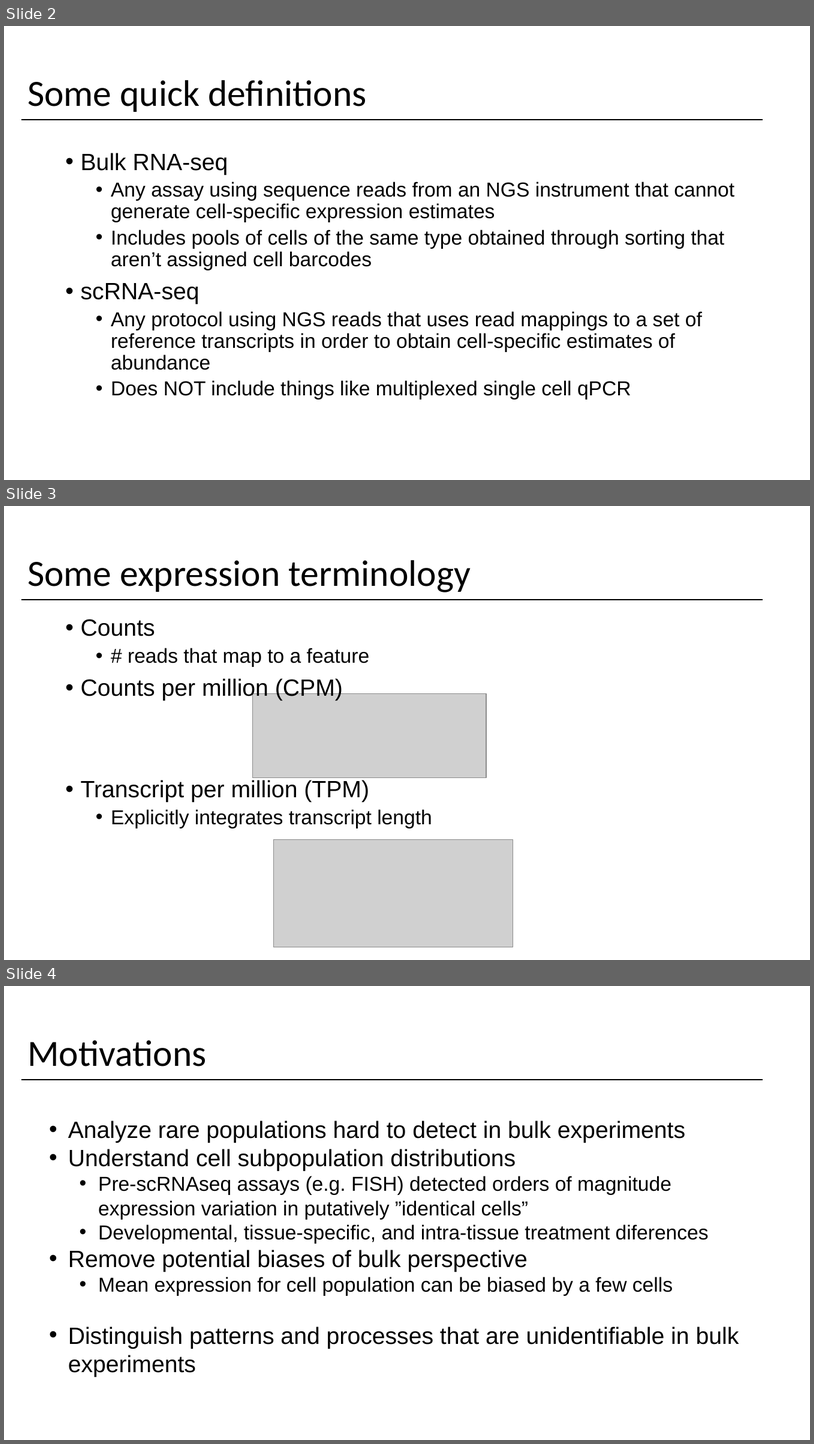
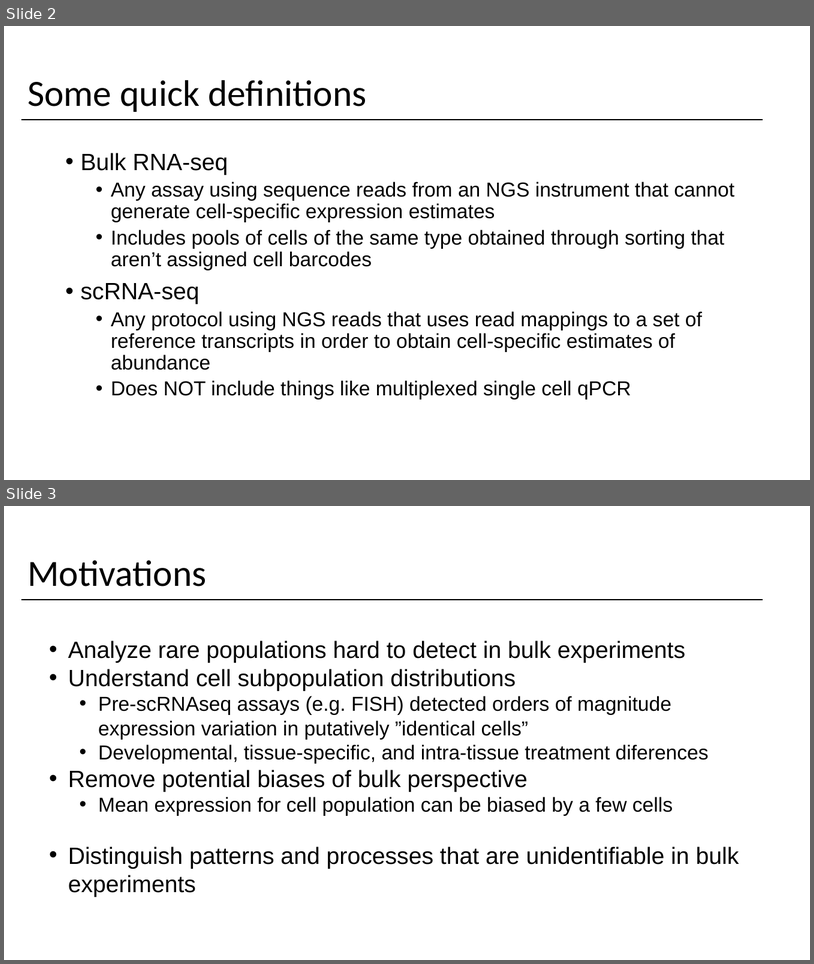
Before and after one commit to yasinkaymaz/singleCellRNAseq_workshop, a slide deck: IntroToscRNASeq_Background.pptx. Shown one above the other, each under a label of ours: slides 2, 3 and 4 before the commit, slides 2 and 3 after it. The pictures are 814x1444 and 814x964 pixels, drawn with LibreOffice and Linux fonts; fonts in the diff are those of the drawing; grey boxes stand for pictures. Boxes give left, top, right and bottom in pixels: in the first picture for what was removed or moved away, otherwise in the second. Text is boxed around its words. In the diff, an @@ line names an element or a change of style, - is before the commit and + after.

```diff
--- a/IntroToscRNASeq_Background.pptx
+++ b/IntroToscRNASeq_Background.pptx
@@ slide 3 removed at [4,506,810,960], background #FFFFFF @@
@@ title removed at [27,560,470,592] @@
-Some expression terminology
@@ line removed from (21, 600) to (763, 600) @@
@@ text removed at [81,619,432,828] @@
-• Counts
-  • # reads that map to a feature
-• Counts per million (CPM)
-• Transcript per million (TPM)
-  • Explicitly integrates transcript length
@@ picture removed at [252,694,486,778] @@
@@ picture removed at [274,840,513,947] @@
@@ what was slide 4 is now slide 3 @@
```
Also in this commit, not shown: 6 slides changed, 8 slides added.
